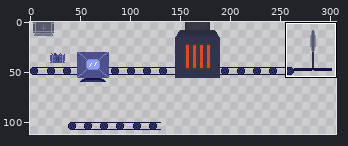
A sprite sheet gets an edit: android/assets/Vordergrund.png. The picture above shows the old version from afar; the outline marks the close-up.
Close-up. Earlier state:
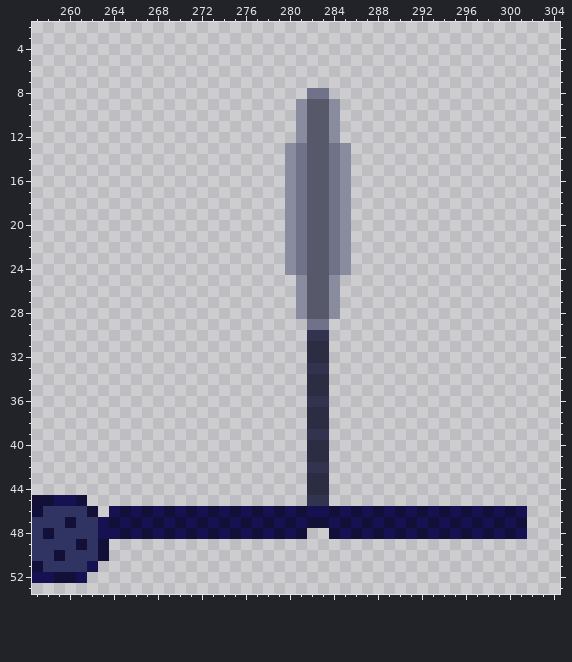
The file is 384x224 pixels. Colours within 5 levels of each other are drawn and written as one. Shown: x 257..304, y 2..53. The wide view leaves out empty margins.
After:
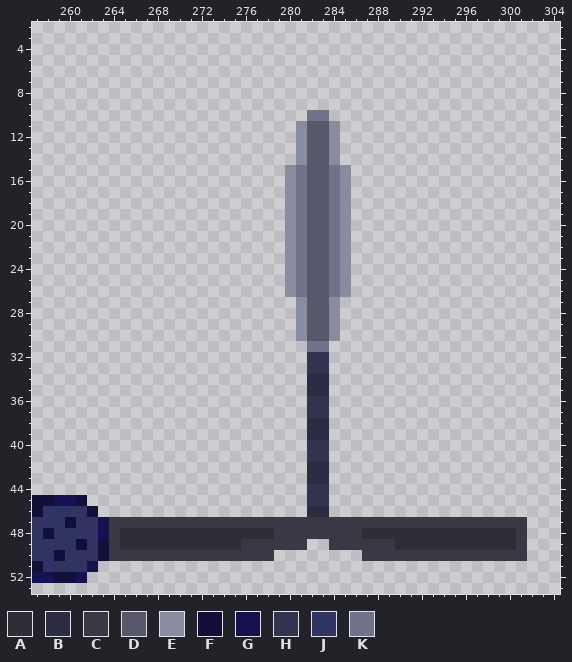
Palette (. is transparent): A #2e2f36  B #2c2d43  C #393945  D #57596b  E #898b9f  F #120f38  G #161151  H #31334f  J #303462  K #707289
From old to new:
Colour A is added in row 49 at x 265 to 275 and 290 to 300.
Colour A replaces colour F in row 48 at x 265, 267, 269, 271, 273, 275, 277, 288, 290, 292, 294, 296, 298 and 300.
Colour A replaces colour G in row 48 at x 266, 268, 270, 272, 274, 276, 278, 287, 289, 291, 293, 295, 297 and 299.
Colour B replaces colour G in row 46 at x 282 to 283.
Colour B replaces colour H in row 39 at x 282 to 283; in row 42 at x 282 to 283.
Colour C is added in row 48 at x 282 to 283; in row 49 at x 264, 276 to 281, 284 to 289 and 301; in row 50 at x 264 to 278 and 287 to 301.
Colour C replaces colour F in row 47 at x 264, 266, 268, 270, 272, 274, 276, 278, 280, 282 to 283, 285, 287, 289, 291, 293, 295, 297, 299 and 301; in row 48 at x 279, 281, 284 and 286.
Colour C replaces colour G in row 47 at x 265, 267, 269, 271, 273, 275, 277, 279, 281, 284, 286, 288, 290, 292, 294, 296, 298 and 300; in row 48 at x 264, 280, 285 and 301.
Colour D replaces colour H in row 30 at x 282 to 283.
Colour D replaces colour K in row 29 at x 282 to 283.
Colour E is added in rows 25 to 26 at x 280 and 285; in rows 29 to 30 at x 281 and 284.
Colour E replaces colour K in rows 13 to 14 at x 281 and 284.
Colour H replaces colour B in row 32 at x 282 to 283; in row 37 at x 282 to 283; in rows 40 to 41 at x 282 to 283; in row 44 at x 282 to 283.
Colour K replaces colour B in row 31 at x 282 to 283.
Colour K replaces colour D in row 10 at x 282 to 283.
Colour K replaces colour E in rows 25 to 26 at x 281 and 284.
Colour D is gone in row 9 at x 282 to 283.
Colour E is gone in rows 9 to 10 at x 281 and 284; in rows 13 to 14 at x 280 and 285.
Colour F is gone in row 46 at x 265, 267, 269, 271, 273, 275, 277, 279, 281, 284, 286, 288, 290, 292, 294, 296, 298 and 300.
Colour G is gone in row 46 at x 264, 266, 268, 270, 272, 274, 276, 278, 280, 285, 287, 289, 291, 293, 295, 297, 299 and 301.
Colour K is gone in row 8 at x 282 to 283.
